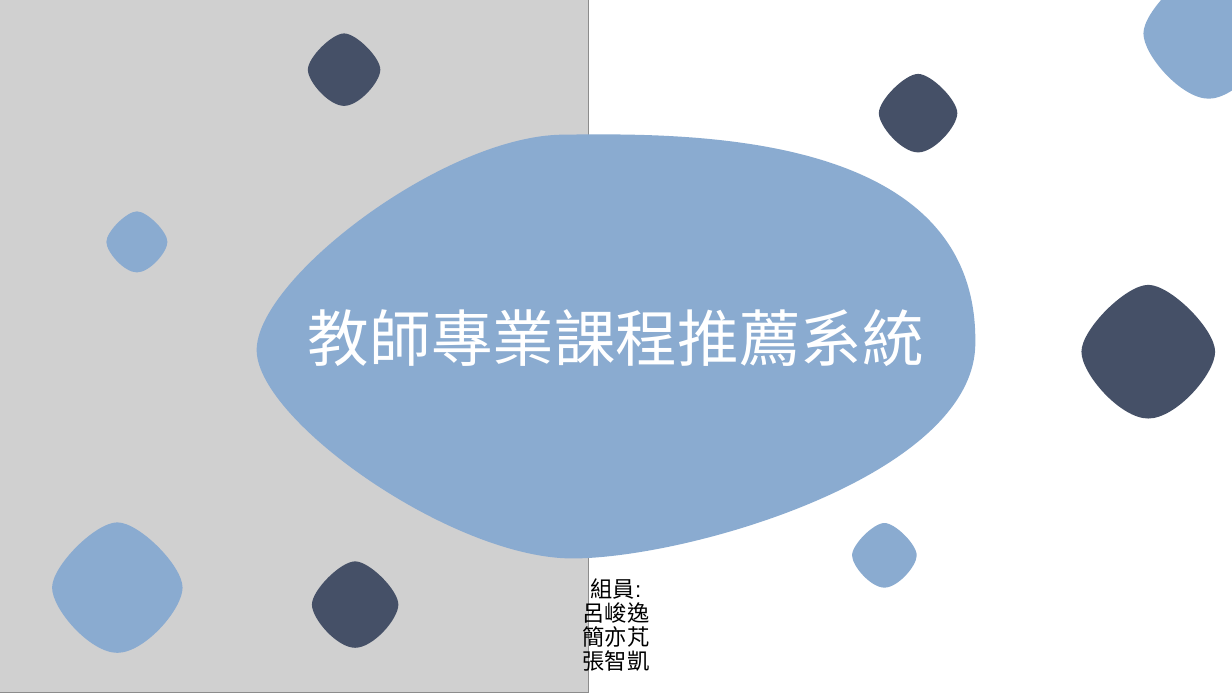
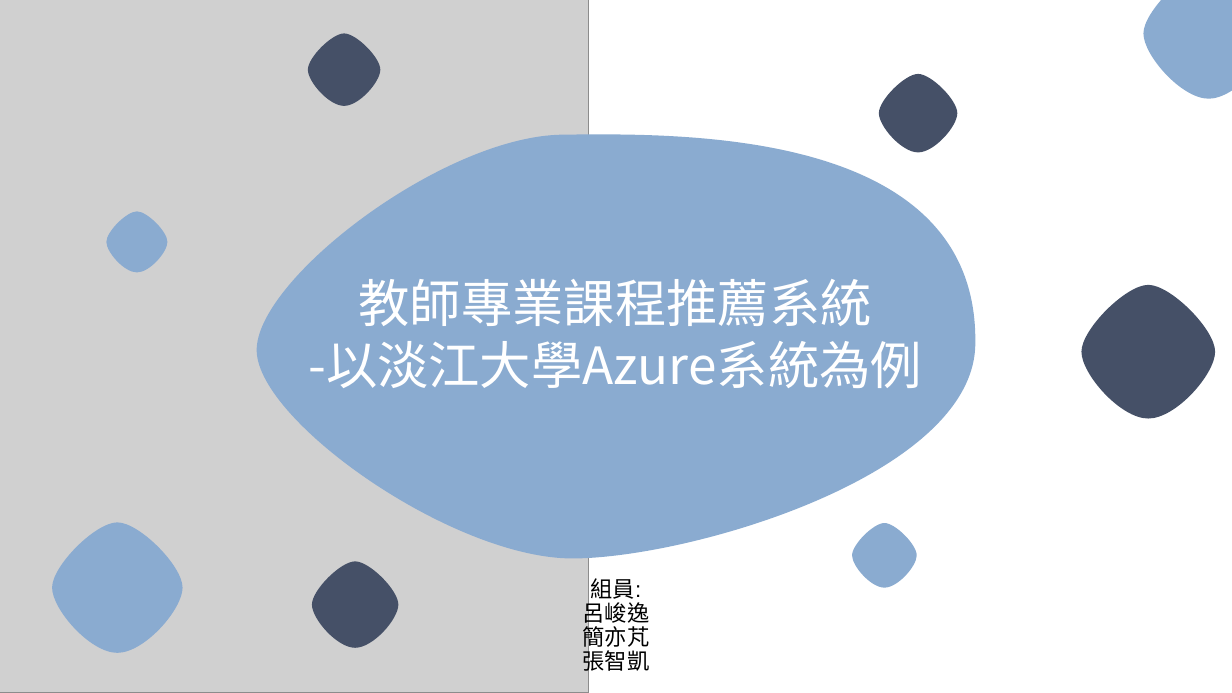
Before and after one commit to 410410905tku/recommender, a slide deck: slide 1 of A1.pptx. Drawn at 1232x693 pixels with LibreOffice and Linux fonts; fonts in the diff are those of the drawing; grey boxes stand for pictures. Boxes give left, top, right and bottom in pixels: in the first picture for what was removed or moved away, otherwise in the second. Text is boxed around its words. In the diff, an @@ line names an element or a change of style, - is before the commit and + after.

Commit message:
NEWA1

```diff
--- a/A1.pptx
+++ b/A1.pptx
@@ text "教師專業課程推薦系統": place and size @@
-text "教師專業課程推薦系統" at (308, 309, 924, 366)
+text "教師專業課程推薦系統" at (308, 279, 922, 388)
@@ text at (358, 279, 871, 326): size 36 to 30 pt, font Arial to Noto Sans CJK SC in "教師專業課程推薦系統" @@
@@ text at (308, 341, 922, 388): paragraph added @@
+-以淡江大學Azure系統為例
```
